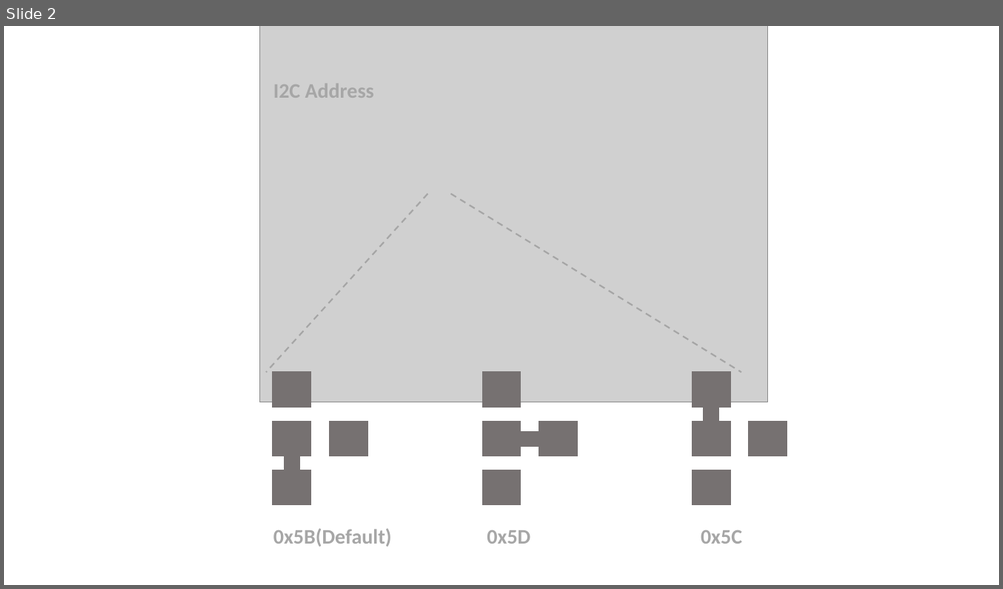
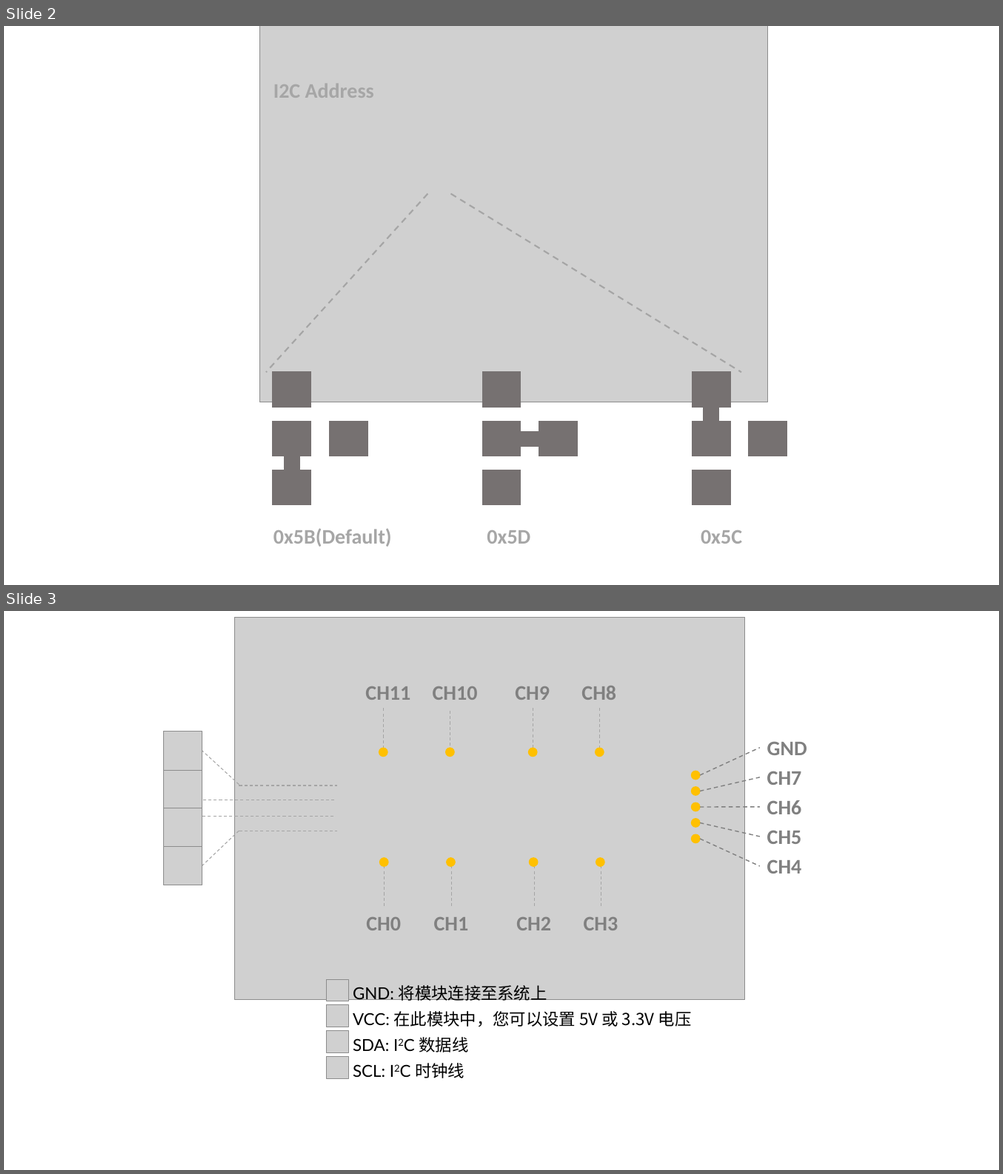
Before and after one commit to SeeedDocument/Grove-12_Key_Capacitive_I2C_Touch_Sensor_V2-MPR121, a slide deck: img/pin_map_2040.pptx. Shown one above the other, each under a label of ours: slide 2 before the commit, slides 2 and 3 after it. The pictures are 1003x589 and 1003x1174 pixels, drawn with LibreOffice and Linux fonts; fonts in the diff are those of the drawing; grey boxes stand for pictures. Boxes give left, top, right and bottom in pixels: in the first picture for what was removed or moved away, otherwise in the second. Text is boxed around its words. In the diff, an @@ line names an element or a change of style, - is before the commit and + after.

```diff
--- a/img/pin_map_2040.pptx
+++ b/img/pin_map_2040.pptx
@@ slide 3 added at [4,611,999,1170], background #FFFFFF @@
@@ picture added at [235,617,745,999] @@
@@ text added at [365,686,410,700], 20 pt, text #808080, bold @@
+CH11
@@ text added at [432,686,478,700], 20 pt, text #808080, bold @@
+CH10
@@ text added at [515,686,549,700], 20 pt, text #808080, bold @@
+CH9
@@ text added at [581,686,616,700], 20 pt, text #808080, bold @@
+CH8
@@ line added from (383, 708) to (383, 752), #A5A5A5 0.75 pt dashed @@
@@ line added from (450, 711) to (450, 752), #A5A5A5 0.75 pt dashed @@
@@ line added from (533, 749) to (533, 708), #A5A5A5 0.75 pt dashed @@
@@ line added from (600, 708) to (600, 757), #A5A5A5 0.75 pt dashed @@
@@ line added from (239, 785) to (202, 751), #A5A5A5 0.75 pt dashed @@
@@ ellipse added at [379,749,387,757], fill #FFC000, outline #FFC000 1 pt @@
@@ ellipse added at [446,749,454,757], fill #FFC000, outline #FFC000 1 pt @@
@@ ellipse added at [529,749,537,757], fill #FFC000, outline #FFC000 1 pt @@
@@ ellipse added at [595,749,603,757], fill #FFC000, outline #FFC000 1 pt @@
@@ line added from (700, 775) to (760, 748), #808080 1 pt dashed @@
@@ ellipse added at [691,772,700,780], fill #FFC000, outline #FFC000 1 pt @@
@@ ellipse added at [691,787,700,795], fill #FFC000, outline #FFC000 1 pt @@
@@ line added from (700, 792) to (760, 777), #808080 1 pt dashed @@
@@ group added at [163,731,202,886]: 4 pictures @@
@@ group added at [202,786,338,831]: 4 lines @@
@@ ellipse added at [691,803,700,811], fill #FFC000, outline #FFC000 1 pt @@
@@ line added from (700, 807) to (760, 807), #808080 1 pt dashed @@
@@ line added from (239, 831) to (202, 866), #A5A5A5 0.75 pt dashed @@
@@ ellipse added at [691,819,700,827], fill #FFC000, outline #FFC000 1 pt @@
@@ line added from (700, 823) to (760, 837), #808080 1 pt dashed @@
@@ ellipse added at [691,834,700,843], fill #FFC000, outline #FFC000 1 pt @@
@@ line added from (700, 840) to (760, 866), #808080 1 pt dashed @@
@@ group added at [366,858,618,931]: 4 texts, 4 lines, 4 ellipses @@
+CH0
+CH1
+CH2
+CH3
@@ group added at [767,741,807,874]: 5 texts @@
+GND
+CH7
+CH6
+CH5
+CH4
@@ text added at [353,985,691,1079], 16 pt, text #000000 @@
+GND: 将模块连接至系统上
+VCC: 在此模块中，您可以设置 5V 或 3.3V 电压
+SDA: I2C 数据线
+SCL: I2C 时钟线
@@ group added at [327,980,348,1079]: 4 pictures @@
```
Also in this commit, not shown: 1 other slide added, 2 other files.
